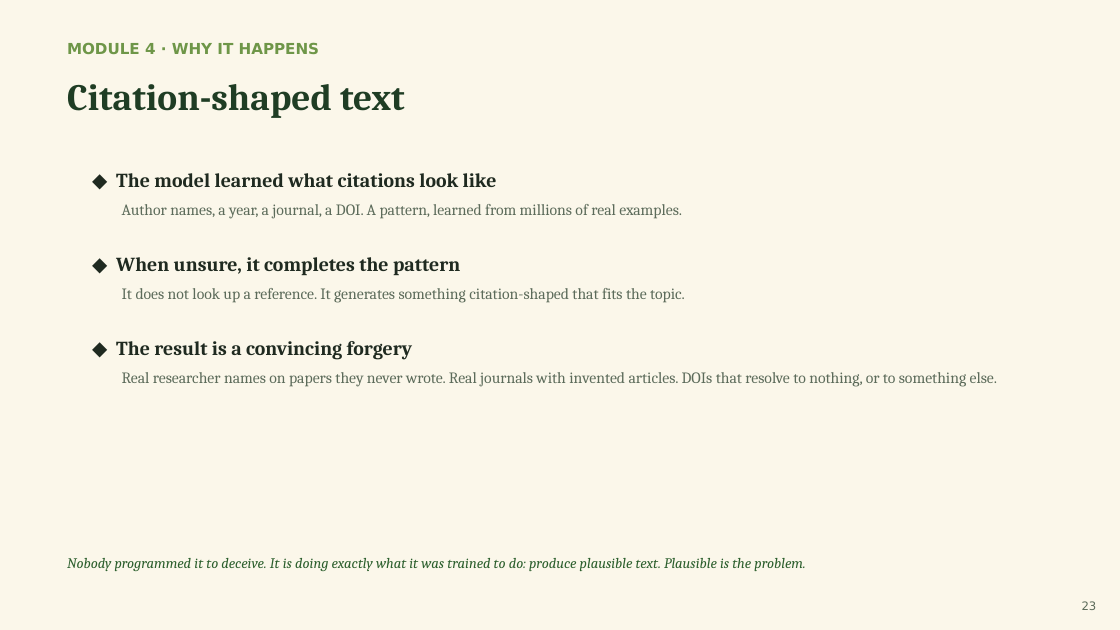
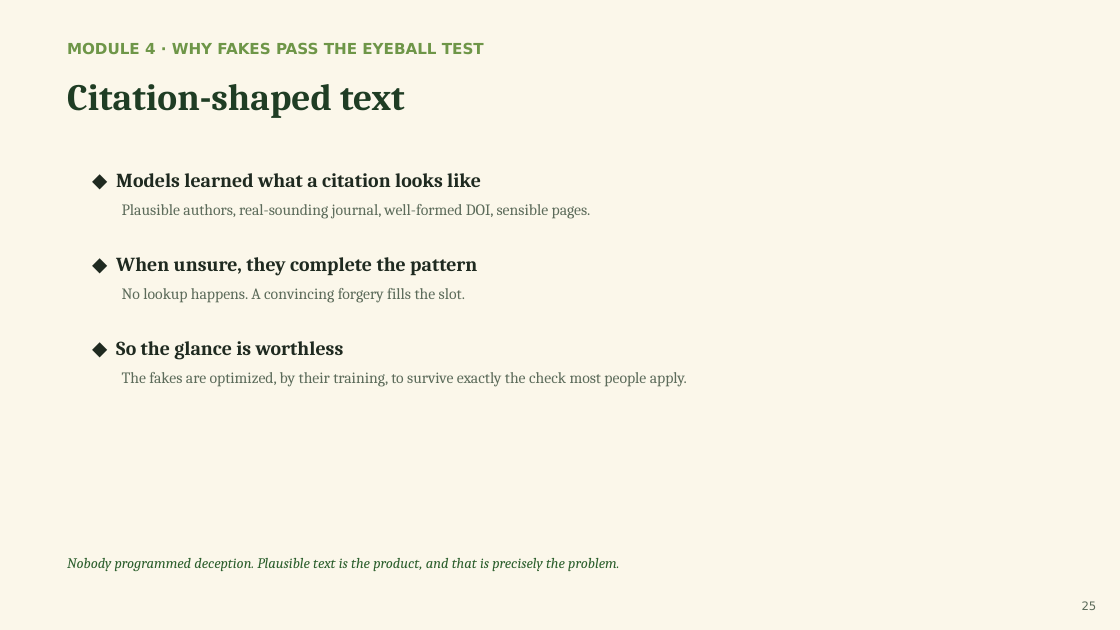
Before and after one commit to pkjaslam/cambium-academy, a slide deck: slide 25 of courses/course-03-research-with-ai/slides/Cambium-Academy-Course03-Research-with-AI.pptx (slide 23 before the commit). Drawn at 1120x630 pixels with LibreOffice and Linux fonts; fonts in the diff are those of the drawing. Boxes give left, top, right and bottom in pixels: in the first picture for what was removed or moved away, otherwise in the second. Text is boxed around its words. In the diff, an @@ line names an element or a change of style, - is before the commit and + after.

```diff
--- a/courses/course-03-research-with-ai/slides/Cambium-Academy-Course03-Research-with-AI.pptx
+++ b/courses/course-03-research-with-ai/slides/Cambium-Academy-Course03-Research-with-AI.pptx
@@ text at box(67, 42, 484, 54): text changed @@
-MODULE 4 · WHY IT HAPPENS
+MODULE 4 · WHY FAKES PASS THE EYEBALL TEST
@@ text at box(116, 173, 481, 187): text changed @@
-◆ The model learned what citations look like
+◆ Models learned what a citation looks like
@@ text at box(122, 204, 591, 219): text changed @@
-Author names, a year, a journal, a DOI. A pattern, learned from millions of real examples.
+Plausible authors, real-sounding journal, well-formed DOI, sensible pages.
@@ text at box(116, 257, 477, 276): text changed @@
-◆ When unsure, it completes the pattern
+◆ When unsure, they complete the pattern
@@ text at box(122, 288, 465, 303): text changed @@
-It does not look up a reference. It generates something citation-shaped that fits the topic.
+No lookup happens. A convincing forgery fills the slot.
@@ text at box(116, 341, 344, 360): text changed @@
-◆ The result is a convincing forgery
+◆ So the glance is worthless
@@ text at box(122, 372, 687, 387): text changed @@
-Real researcher names on papers they never wrote. Real journals with invented articles. DOIs that resolve to nothing, or to something else.
+The fakes are optimized, by their training, to survive exactly the check most people apply.
@@ text at box(67, 558, 619, 571): text changed @@
-Nobody programmed it to deceive. It is doing exactly what it was trained to do: produce plausible text. Plausible is the problem.
+Nobody programmed deception. Plausible text is the product, and that is precisely the problem.
@@ text at box(1082, 601, 1097, 610): text changed @@
-23
+25
```
Also in this commit, not shown: 17 other slides changed, 42 slides added, 22 slides removed, 18 other files.
